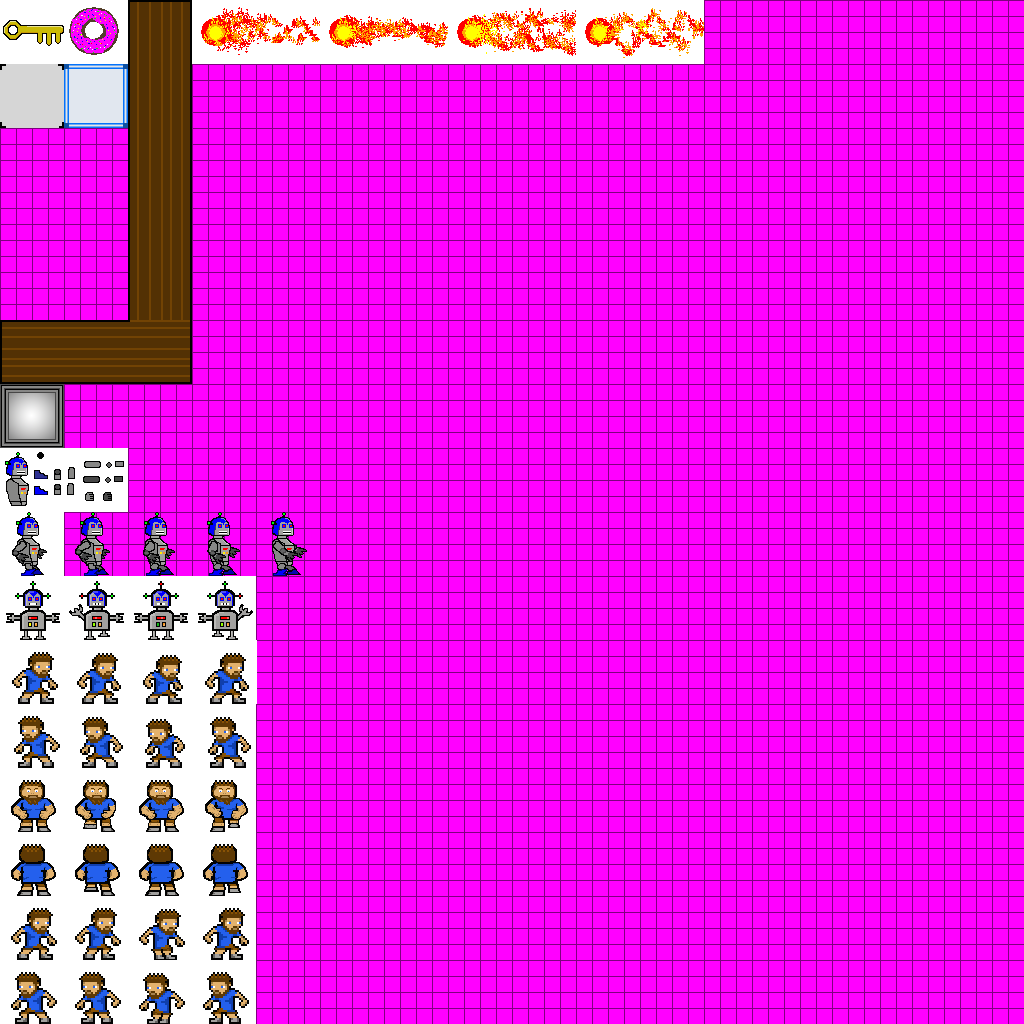
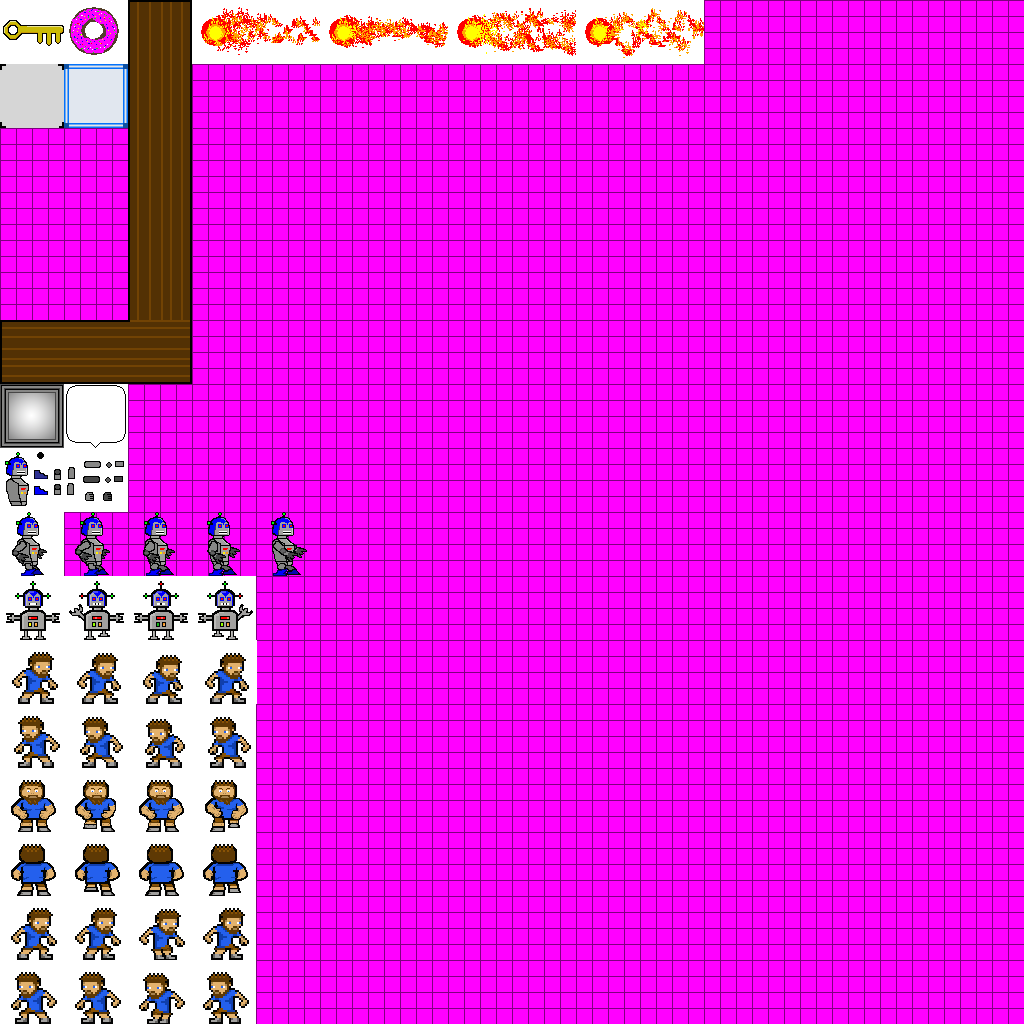
Before/after of a 1024 × 1024 layered artwork. What changed in the layer stack:
added layer "Layer 1" above "Layer 0" over (x1=66, y1=385, x2=126, y2=448)
painted on "Layer 0" over (x1=64, y1=384, x2=128, y2=448)
